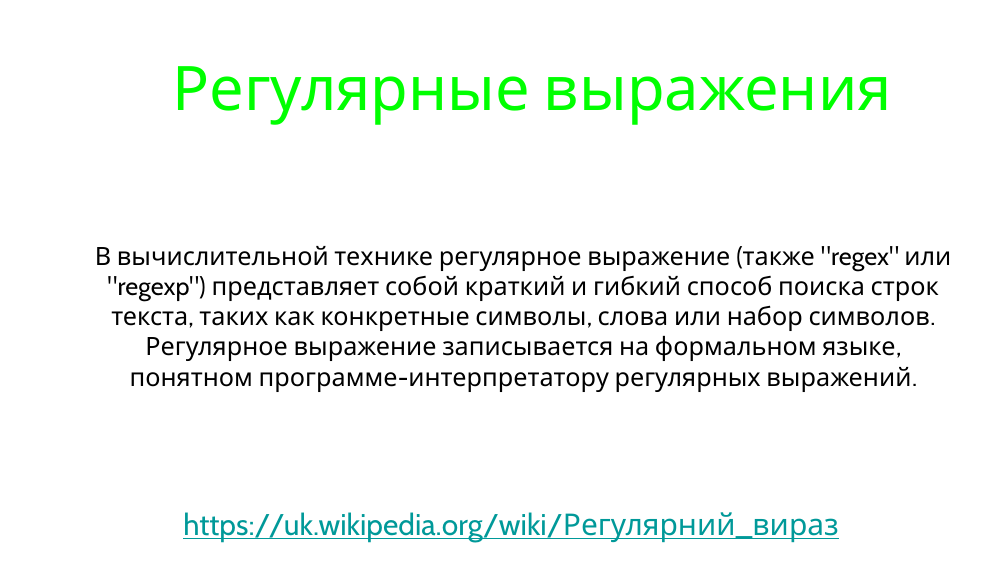
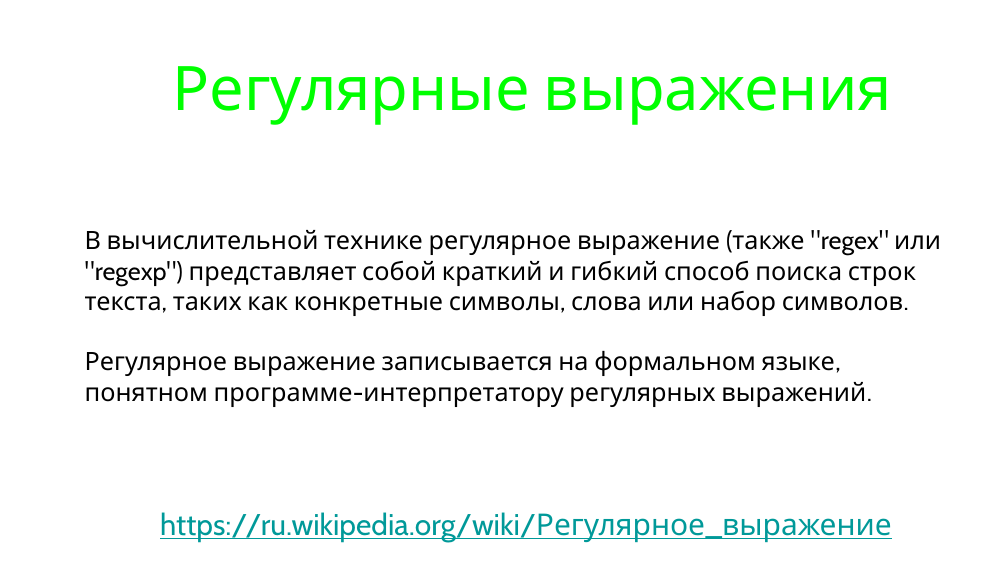
Before and after one commit to maxchv/LearnPython, a slide deck: slide 15 of week06/Strings.pptx. Drawn at 1008x567 pixels with LibreOffice and Linux fonts; fonts in the diff are those of the drawing. Boxes give left, top, right and bottom in pixels: in the first picture for what was removed or moved away, otherwise in the second. Text is boxed around its words. In the diff, an @@ line names an element or a change of style, - is before the commit and + after.

```diff
--- a/week06/Strings.pptx
+++ b/week06/Strings.pptx
@@ text at [85, 230, 941, 407]: text changed @@
-В вычислительной технике регулярное выражение (также "regex" или "regexp") представляет собой краткий и гибкий способ поиска строк текста, таких как конкретные символы, слова или набор символов. Регулярное выражение записывается на формальном языке, понятном программе-интерпретатору регулярных выражений.
+В вычислительной технике регулярное выражение (также "regex" или "regexp") представляет собой краткий и гибкий способ поиска строк текста, таких как конкретные символы, слова или набор символов.
+Регулярное выражение записывается на формальном языке, понятном программе-интерпретатору регулярных выражений.
@@ text at [160, 512, 892, 543]: text changed @@
-https://uk.wikipedia.org/wiki/Регулярний_вираз
+https://ru.wikipedia.org/wiki/Регулярное_выражение
```
Also in this commit, not shown: 17 other slides changed, 2 other files.
